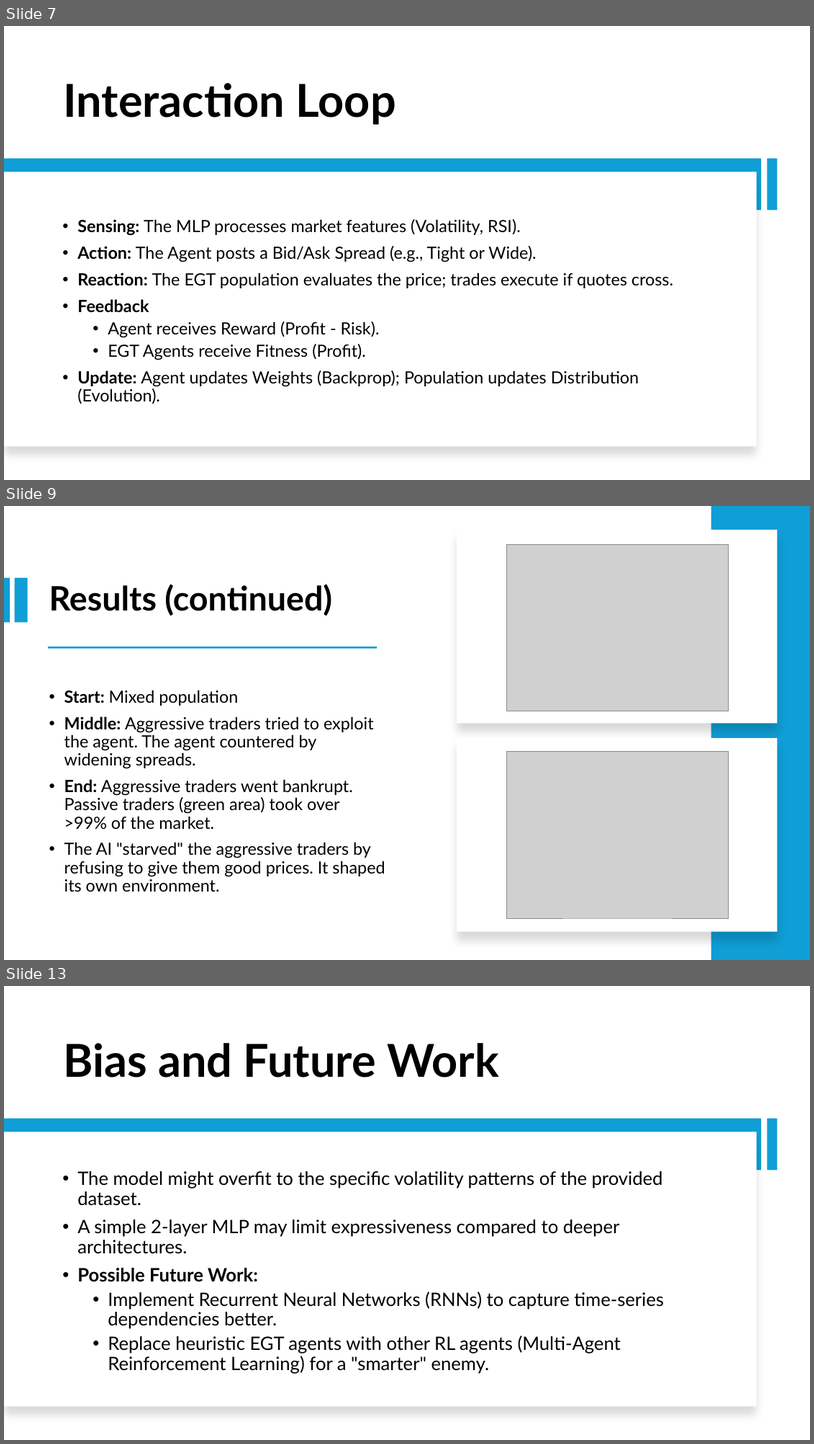
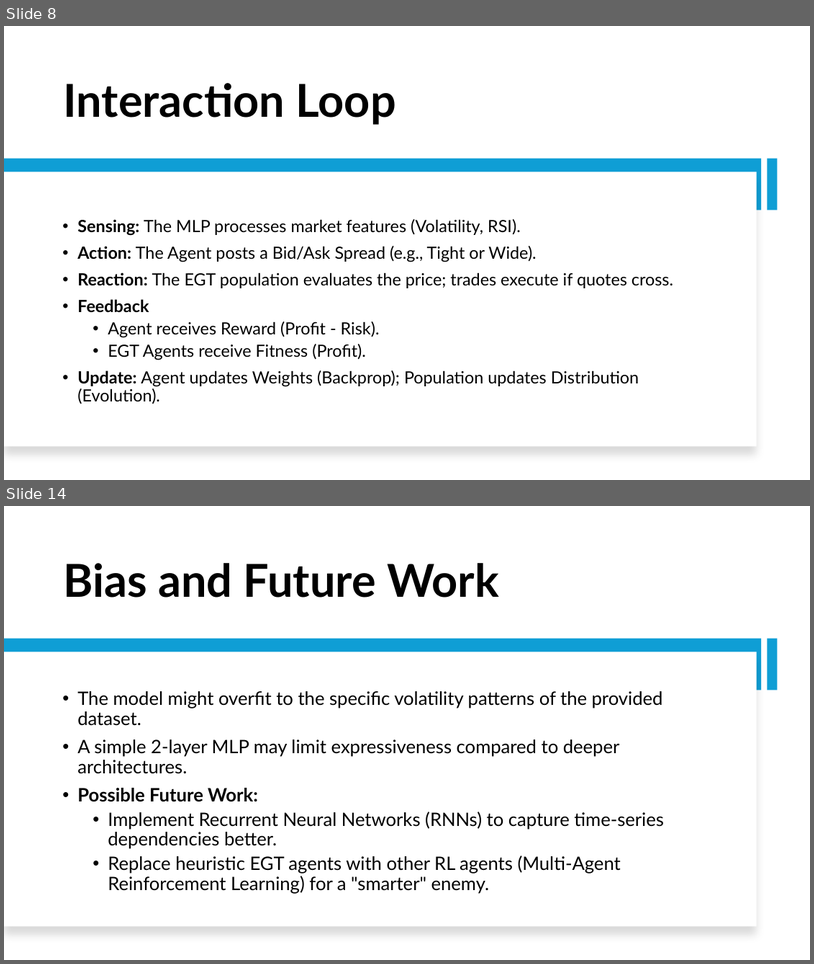
Before and after one commit to Srithwak/Coevolutionary_ARL_vs_EGT_agents_research, a slide deck: presentation.pptx. Shown one above the other, each under a label of ours: slides 7, 9 and 13 before the commit, slides 8 and 14 after it; the slides between them are not shown. The pictures are 814x1444 and 814x964 pixels, drawn with LibreOffice and Linux fonts; fonts in the diff are those of the drawing; grey boxes stand for pictures. Boxes give left, top, right and bottom in pixels: in the first picture for what was removed or moved away, otherwise in the second. Text is boxed around its words. In the diff, an @@ line names an element or a change of style, - is before the commit and + after.

```diff
--- a/presentation.pptx
+++ b/presentation.pptx
@@ slide 9 removed at (x1=4, y1=506, x2=810, y2=960), background #FFFFFF @@
@@ rectangle removed at (x1=712, y1=506, x2=810, y2=960) @@
@@ rectangle removed at (x1=457, y1=530, x2=778, y2=723) @@
@@ picture removed at (x1=507, y1=545, x2=729, y2=711) @@
@@ rectangle removed at (x1=4, y1=577, x2=10, y2=622) @@
@@ rectangle removed at (x1=14, y1=577, x2=27, y2=622) @@
@@ title removed at (x1=49, y1=584, x2=332, y2=615) @@
-Results (continued)
@@ rectangle removed at (x1=48, y1=646, x2=377, y2=648) @@
@@ text removed at (x1=64, y1=690, x2=385, y2=892) @@
-• Start: Mixed population
-• Middle: Aggressive traders tried to exploit the agent. The agent countered by widening spreads.
-• End: Aggressive traders went bankrupt. Passive traders (green area) took over >99% of the market.
-• The AI "starved" the aggressive traders by refusing to give them good prices. It shaped its own environment.
@@ rectangle removed at (x1=457, y1=738, x2=778, y2=932) @@
@@ picture removed at (x1=507, y1=752, x2=729, y2=918) @@
@@ what was slide 7 is now slide 8 @@
@@ what was slide 13 is now slide 14 @@
```
Also in this commit, not shown: 7 slides changed, 3 slides added, 1 other slide removed, 15 other files.
